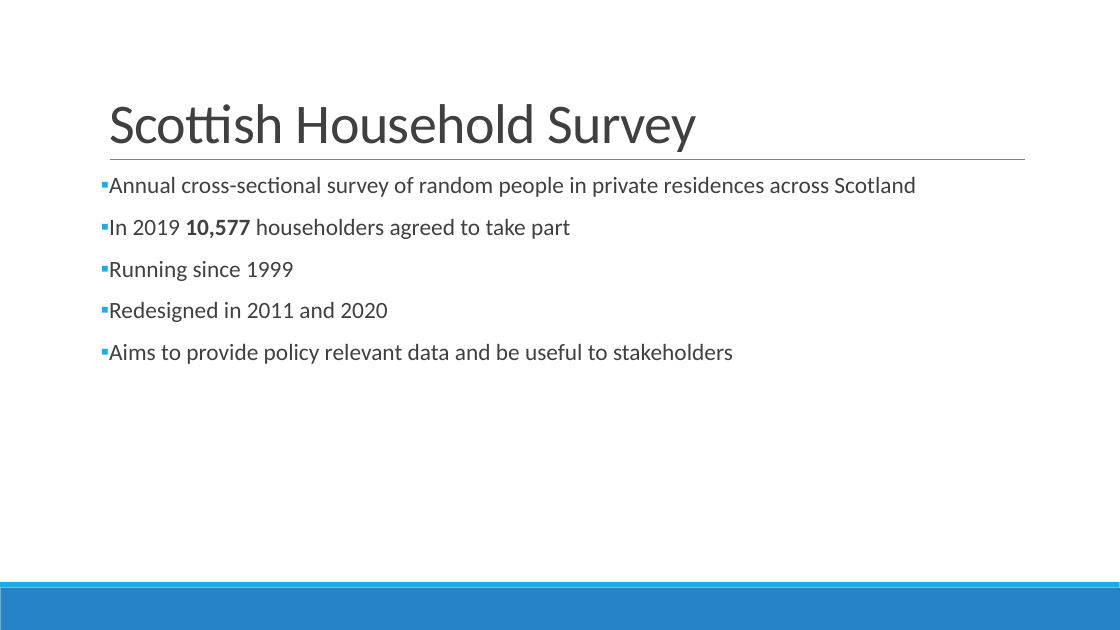
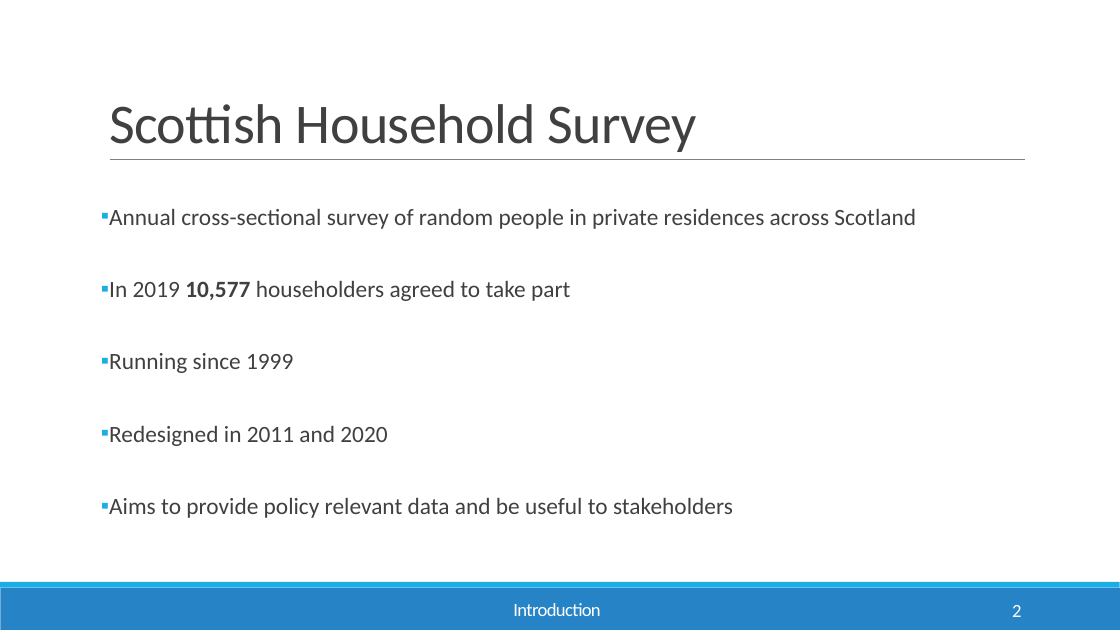
Before and after one commit to Emmz900/scottish_housing_project, a slide deck: slide 2 of presentation/Scottish Household Survey Analysis.pptx. Drawn at 1120x630 pixels with LibreOffice and Linux fonts; fonts in the diff are those of the drawing. Boxes give left, top, right and bottom in pixels: in the first picture for what was removed or moved away, otherwise in the second. Text is boxed around its words. In the diff, an @@ line names an element or a change of style, - is before the commit and + after.

```diff
--- a/presentation/Scottish Household Survey Analysis.pptx
+++ b/presentation/Scottish Household Survey Analysis.pptx
@@ text "Annual cross-sectional survey of random ..." at bbox=[109, 209, 916, 518]: line spacing 0.9 to 2 @@
@@ text added at bbox=[513, 603, 600, 616], 16 pt, text #FFFFFF @@
+Introduction
@@ page number added at bbox=[1012, 605, 1021, 617], 16 pt, text #FFFFFF @@
+2
```
Also in this commit, not shown: 5 other slides changed, 9 slides added, 5 slides removed, 4 other files.
